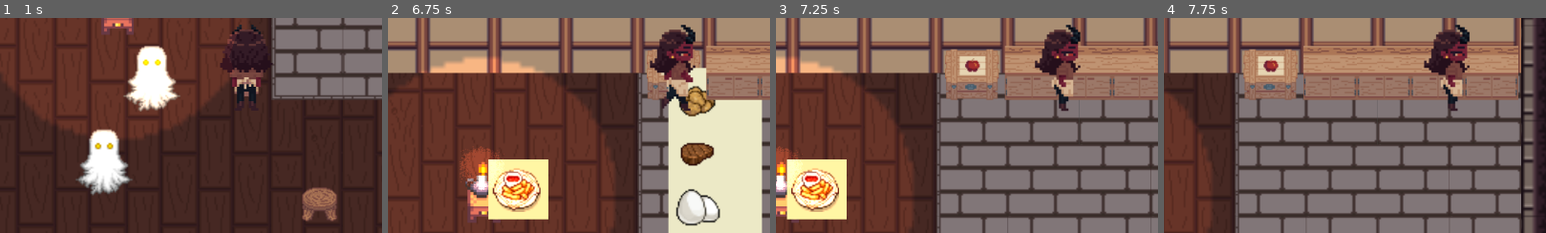
Above: before the commit, frames 1-4 (left to right).
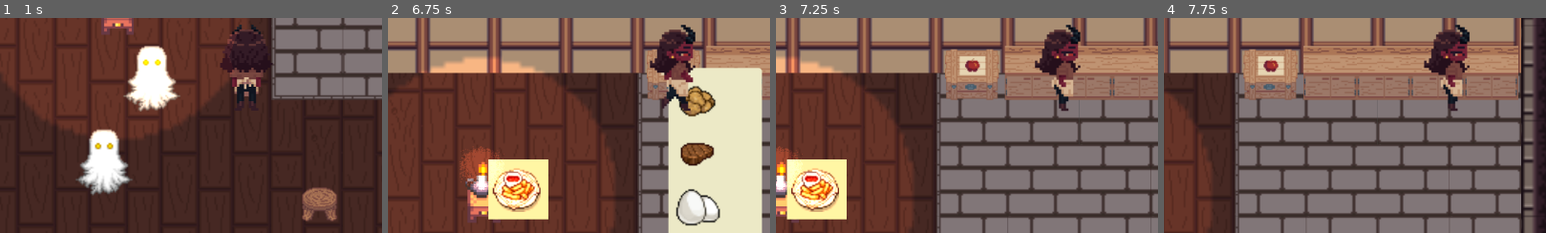
Above: after the commit, the same moments.

Repository: ikylios/GPC2022
Game: Godot game, scene res://scenes/Main.tscn
Same seed, same stepped clock (60 frames per second), same inputs: the game is played once before the commit and once after it.
Inputs:
- Up to frame 1 (1 s): tap Enter (ui_accept) at 0.5, 0.77 s; hold W (move_up) from 0.53 s (still down); tap E (interact) at 0.6 s
- Up to frame 2 (6.75 s): tap C (toss) every 1.5 s from 1.35 to 5.85 s; tap Enter (ui_accept) at 1.52, 3.02, 3.77, 4.52, 6.02 s; release W (move_up) at 2.03 s; hold A (move_left) 2.03-3.53 s; tap E (interact) every 1.5 s from 2.1 to 6.6 s; hold S (move_down) 3.53-4.28 s; hold D (move_right) 4.28-5.03 s; hold W (move_up) 5.03-5.78 s; hold D (move_right) from 5.78 s (still down)
- Up to frame 3 (7.25 s): keep holding D (move_right); tap Enter (ui_accept) at 6.77 s
- Up to frame 4 (7.75 s): keep holding D (move_right); tap C (toss) at 7.35 s; tap Enter (ui_accept) at 7.52 s
The pictures show only the part of the screen within x 18-68%, y 31-81%; the shares and areas given below are measured in that part.

Frame 1 is identical in both runs. In frame 2, 2.2% of the frame differs, in the area x 83-98%, y 23-39%; in frame 3, less than 0.1%; in frame 4, nothing differs.

Commit message:
Ingredients box popup menu is in front of other objects

Diff:
--- a/src/scenes/Main.tscn
+++ b/src/scenes/Main.tscn
@@ -358,10 +358,6 @@
 format = 1
 tile_data = PoolIntArray( 8, 0, 0, 9, 0, 0, 10, 0, 0, 11, 0, 0, 12, 0, 0, 13, 0, 0, 14, 0, 0, 15, 0, 0 )
 
-[node name="Ingredients_box" parent="." instance=ExtResource( 10 )]
-position = Vector2( 600, 96 )
-scale = Vector2( 0.75, 0.75 )
-
 [node name="Stool" parent="." instance=ExtResource( 7 )]
 position = Vector2( 496, 224 )
 scale = Vector2( 0.75, 0.75 )
@@ -394,5 +390,9 @@
 position = Vector2( 748, 96 )
 scale = Vector2( 0.75, 0.75 )
 
+[node name="Ingredients_box" parent="." instance=ExtResource( 10 )]
+position = Vector2( 600, 96 )
+scale = Vector2( 0.75, 0.75 )
+
 [node name="Candle_stool" parent="." instance=ExtResource( 8 )]
 position = Vector2( 472, 176 )
